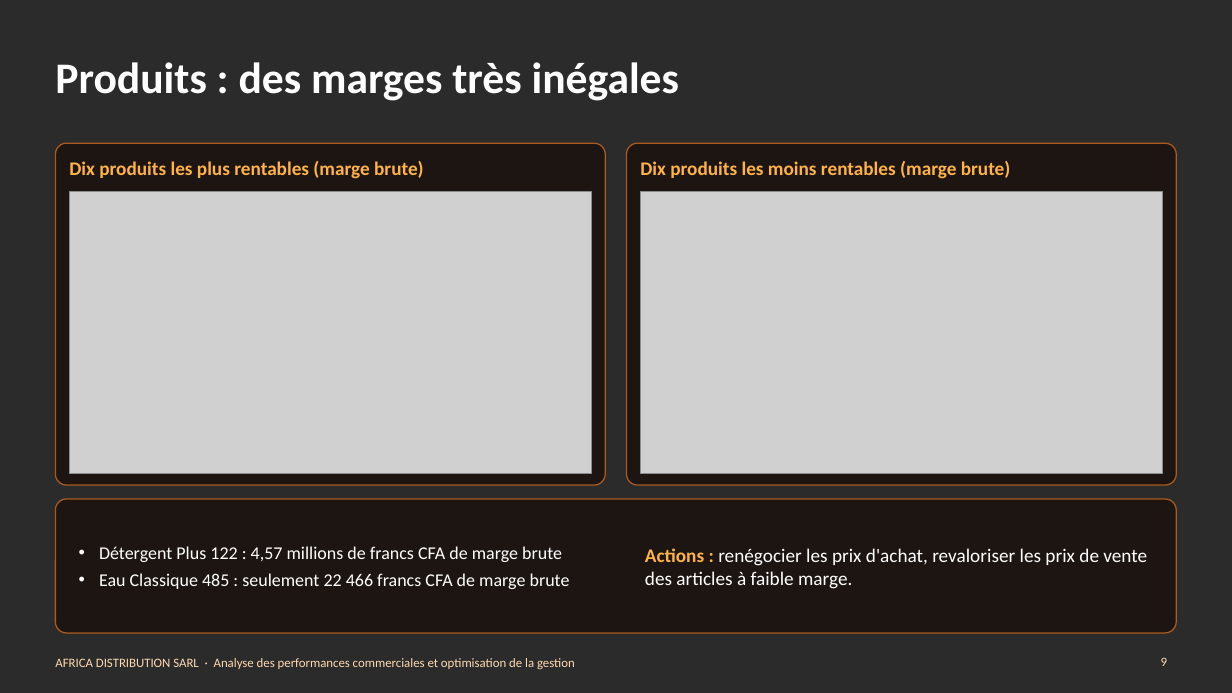
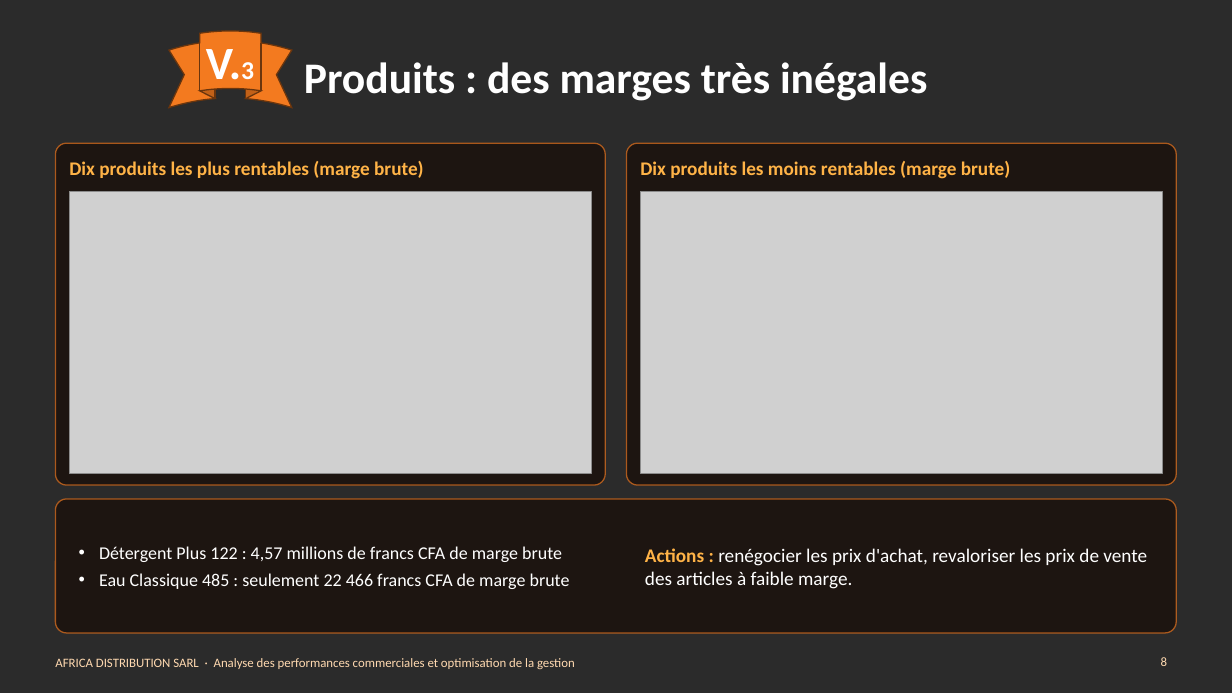
Before and after one commit to Agatte-Data/STAGE-DATA-ANALYST, a slide deck: slide 8 of 08_PRESENTATION/Presentation_AFRICA_DISTRIBUTION.pptx (slide 9 before the commit). Drawn at 1232x693 pixels with LibreOffice and Linux fonts; fonts in the diff are those of the drawing; grey boxes stand for pictures; background and template pictures are left out; a plain dark background stands for a picture behind light text. Boxes give left, top, right and bottom in pixels: in the first picture for what was removed or moved away, otherwise in the second. Text is boxed around its words. In the diff, an @@ line names an element or a change of style, - is before the commit and + after.

```diff
--- a/08_PRESENTATION/Presentation_AFRICA_DISTRIBUTION.pptx
+++ b/08_PRESENTATION/Presentation_AFRICA_DISTRIBUTION.pptx
@@ title "Produits : des marges très ..." at <box>304,62,927,101</box>: alignment left to centre @@
@@ ellipse ribbon added at <box>169,31,292,108</box>, fill #F37A1F, outline #6B350E 1 pt @@
@@ text added at <box>206,49,254,91</box>, 36 pt, text #FFFFFF, bold @@
+V.3
@@ page number at <box>1161,657,1167,666</box>: text changed @@
-9
+8
```
Also in this commit, not shown: 15 other slides changed, 1 slide added, 1 slide removed, 11 other files.
